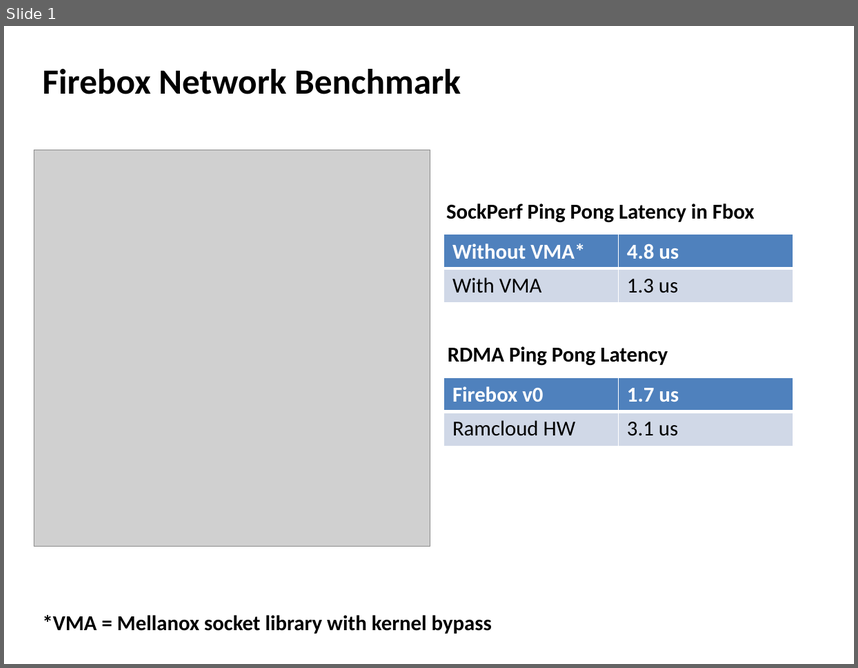
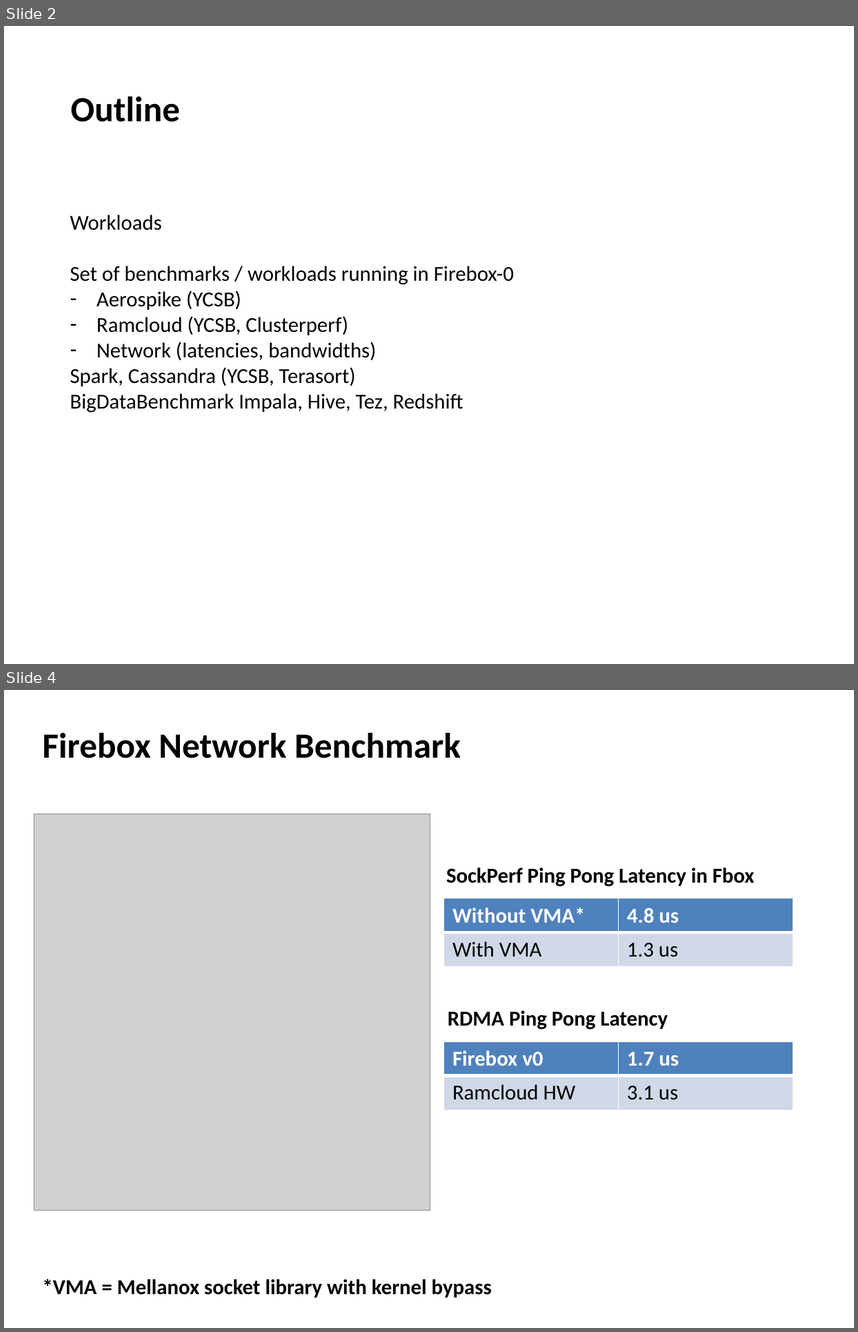
Before and after one commit to jcarreira/aspire-retreat, a slide deck: FireboxBenchmarks-retreat.pptx. Shown one above the other, each under a label of ours: slide 1 before the commit, slides 2 and 4 after it; the slides between them are not shown. The pictures are 858x668 and 858x1332 pixels, drawn with LibreOffice and Linux fonts; fonts in the diff are those of the drawing; grey boxes stand for pictures. Boxes give left, top, right and bottom in pixels: in the first picture for what was removed or moved away, otherwise in the second. Text is boxed around its words. In the diff, an @@ line names an element or a change of style, - is before the commit and + after.

```diff
--- a/FireboxBenchmarks-retreat.pptx
+++ b/FireboxBenchmarks-retreat.pptx
@@ slide 2 added at (x1=4, y1=26, x2=854, y2=664), background #FFFFFF @@
@@ text added at (x1=71, y1=96, x2=180, y2=122), 30 pt, text #000000, bold @@
+Outline
@@ text added at (x1=70, y1=214, x2=514, y2=412), 18 pt, text #000000 @@
+Workloads
+Set of benchmarks / workloads running in Firebox-0
+– Aerospike (YCSB)
+– Ramcloud (YCSB, Clusterperf)
+– Network (latencies, bandwidths)
+Spark, Cassandra (YCSB, Terasort)
+BigDataBenchmark Impala, Hive, Tez, Redshift
@@ what was slide 1 is now slide 4 @@
```
Also in this commit, not shown: 1 slide changed, 5 other slides added, 1 other file.
